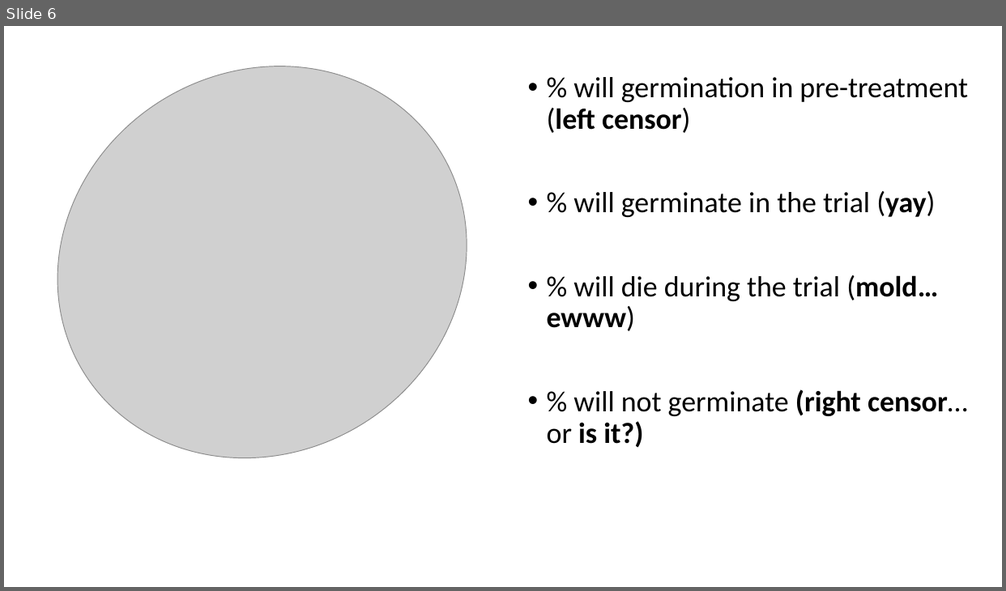
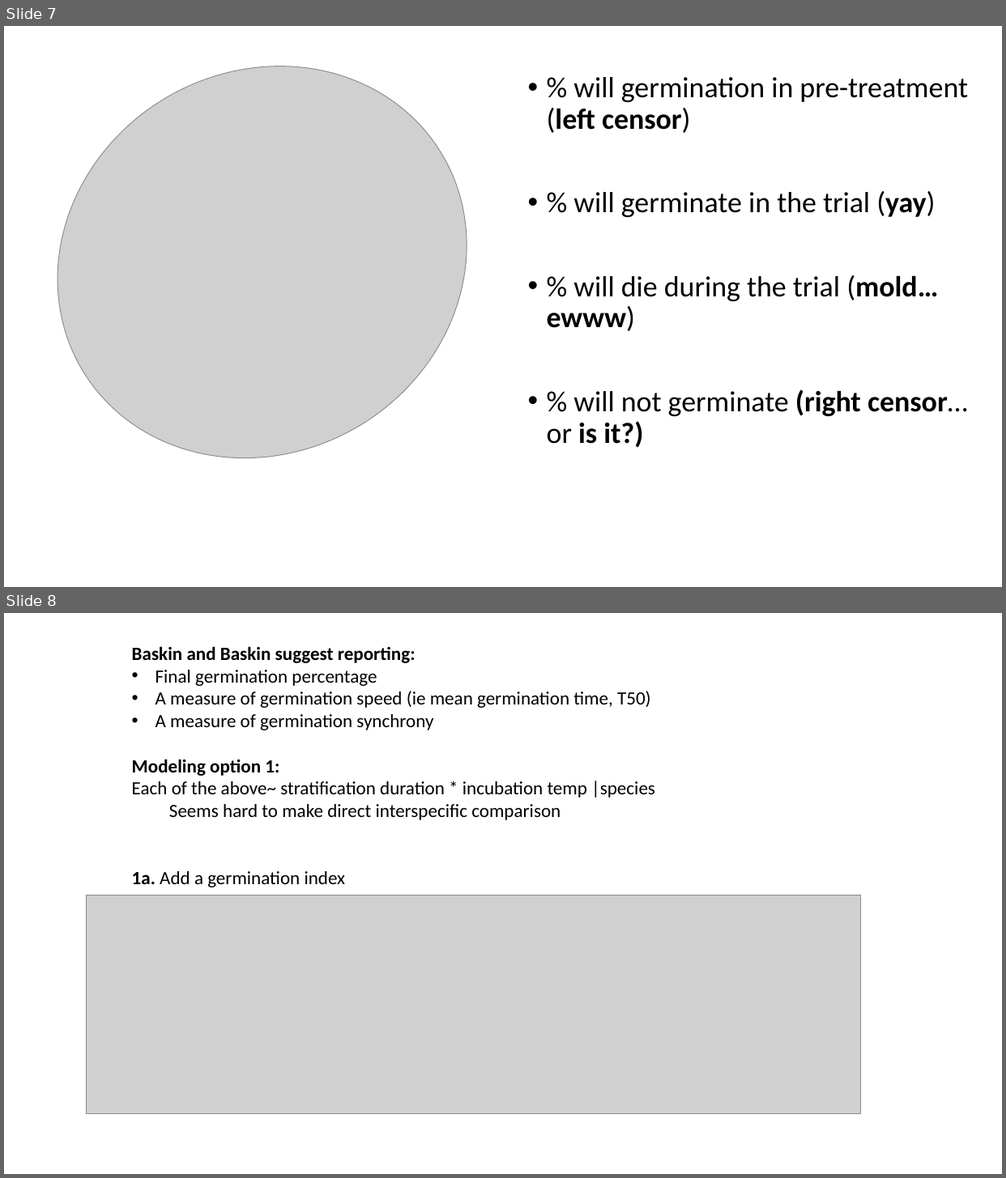
Before and after one commit to dbuona/timetogerminate, a slide deck: germination_trials/seed_update_labmeeting.pptx. Shown one above the other, each under a label of ours: slide 6 before the commit, slides 7 and 8 after it. The pictures are 1006x591 and 1006x1178 pixels, drawn with LibreOffice and Linux fonts; fonts in the diff are those of the drawing; grey boxes stand for pictures. Boxes give left, top, right and bottom in pixels: in the first picture for what was removed or moved away, otherwise in the second. Text is boxed around its words. In the diff, an @@ line names an element or a change of style, - is before the commit and + after.

```diff
--- a/germination_trials/seed_update_labmeeting.pptx
+++ b/germination_trials/seed_update_labmeeting.pptx
@@ slide 8 added at (4, 613, 1002, 1174), background #FFFFFF @@
@@ text added at (132, 646, 655, 888), 18 pt, text #000000 @@
+Baskin and Baskin suggest reporting:
+• Final germination percentage
+• A measure of germination speed (ie mean germination time, T50)
+• A measure of germination synchrony
+Modeling option 1:
+Each of the above~ stratification duration * incubation temp |species
+  Seems hard to make direct interspecific comparison
+1a. Add a germination index
@@ picture added at (87, 895, 861, 1114) @@
@@ what was slide 6 is now slide 7 @@
```
Also in this commit, not shown: 4 slides changed, 12 other slides added, 3 slides removed, 15 other files.
